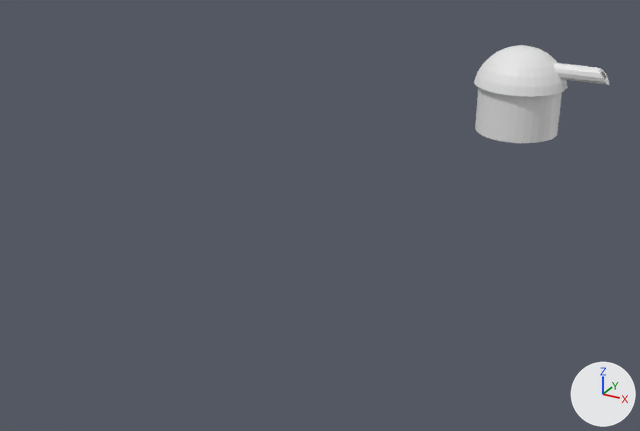
One commit to the FBX model Content/Blender/turretkit.fbx: the scene before it, then after it.
Camera for both pictures: a 50 mm camera at (2.58, -9.12, 3.08) aimed at (-0.55, -3.43, 0.23). The lights are fixed; the arrows at lower right show +X, +Y and +Z. Where no turn or scale is listed for an object, it has been applied to the vertices.

Names of what the first picture shows: 'Turret'.
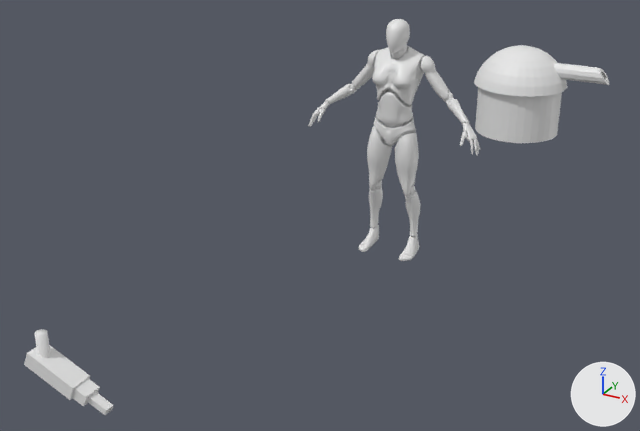
Where the newer file only moved an object's origin or applied its transform, the numbers keep the older frame.

Location of each change, [x1, y1, x2, y2] in pixels of the pictures (640 x 431 px):
'SK_Femmequin_LOD0', added
    after: [308, 19, 480, 261]
    faces in mat_m_ue4man_body (white #e7e7e7): [308, 19, 480, 261]
    faces in mat_m_ue4man_chestlogo (white #e7e7e7): [382, 60, 402, 76]
'Cube', added
    after: [24, 329, 113, 415]

Edits to the bpy script that builds the scene:
```text
Add mat_m_ue4man_body:
    mat_m_ue4man_body = principled_material('M_UE4Man_Body')
    mat_m_ue4man_body.base_color = (0.8, 0.8, 0.8)  # white #e7e7e7
    mat_m_ue4man_body.roughness = 0.4
Add mat_m_ue4man_chestlogo:
    mat_m_ue4man_chestlogo = principled_material('M_UE4Man_ChestLogo')
    mat_m_ue4man_chestlogo.base_color = (0.8, 0.8, 0.8)  # white #e7e7e7
    mat_m_ue4man_chestlogo.roughness = 0.4
Add me_sk_femmequin_lod0_001:
    me_sk_femmequin_lod0_001.from_pydata(...)  # 20827 vertices, 41018 faces; spans x -0.69..0.69, y -0.15..0.2, z 0.0..1.81
    # faces by material slot: [40970, 48]
    me_sk_femmequin_lod0_001.materials.append(mat_m_ue4man_body)  # white #e7e7e7
    me_sk_femmequin_lod0_001.materials.append(mat_m_ue4man_chestlogo)  # white #e7e7e7
Add me_cube:
    me_cube.from_pydata(...)  # 56 vertices, 43 faces; spans x -0.27..0.291, y -0.071..0.071, z -0.166..0.227
Add ob_sk_femmequin_lod0:
    ob_sk_femmequin_lod0 = bpy.data.objects.new('SK_Femmequin_LOD0', me_sk_femmequin_lod0_001)
    ob_sk_femmequin_lod0.location = (0.0, -3.287, 0.0)
Add ob_cube:
    ob_cube = bpy.data.objects.new('Cube', me_cube)
    ob_cube.location = (-0.741, -6.055, 0.209)
```
